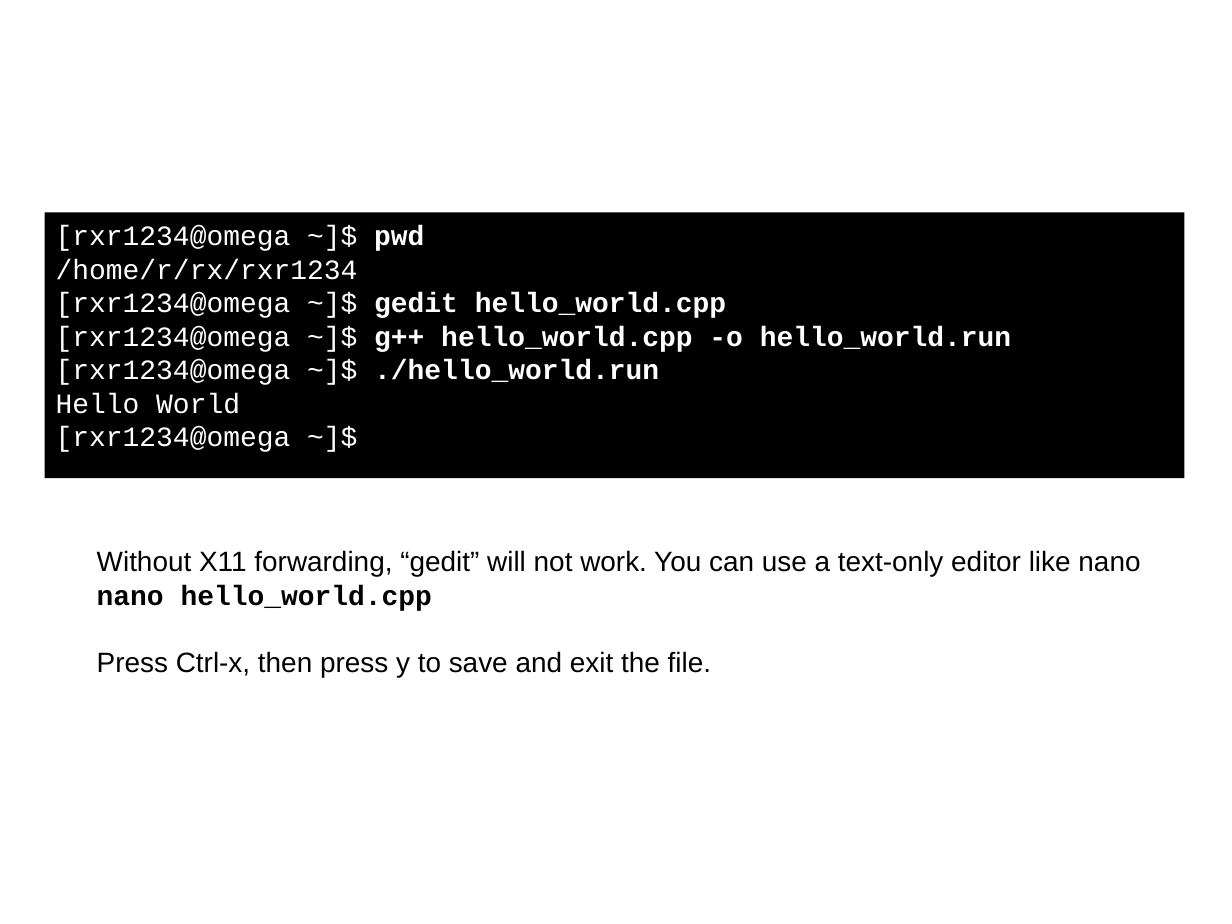
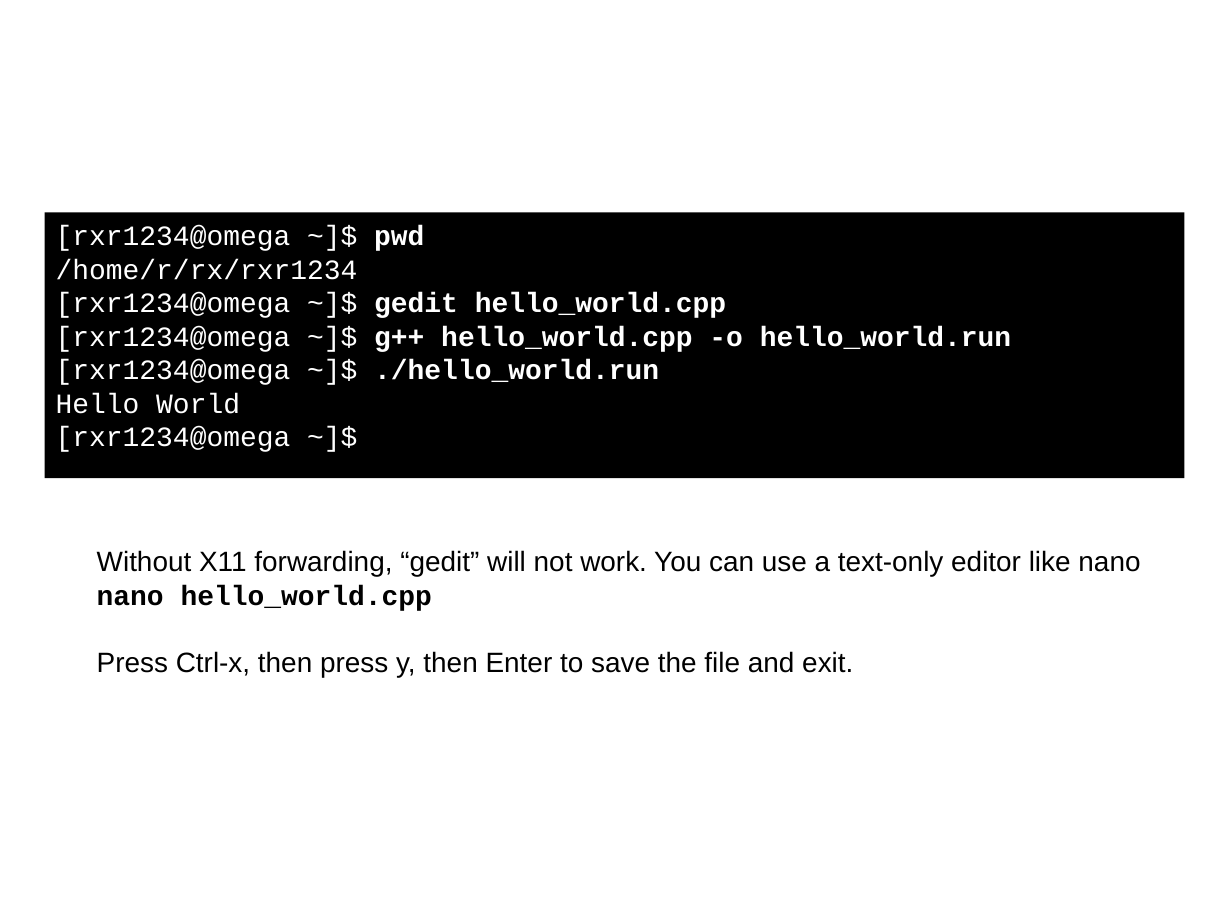
Before and after one commit to LUGatUTA/Presentations-Public, a slide deck: slide 18 of omega_server/uta_omega.odp. Drawn at 1232x924 pixels with LibreOffice and Linux fonts; fonts in the diff are those of the drawing; background and template pictures are left out. Boxes give left, top, right and bottom in pixels: in the first picture for what was removed or moved away, otherwise in the second. Text is boxed around its words. In the diff, an @@ line names an element or a change of style, - is before the commit and + after.

```diff
--- a/omega_server/uta_omega.odp
+++ b/omega_server/uta_omega.odp
@@ text at box(97, 651, 853, 677): text changed @@
-Press Ctrl-x, then press y to save and exit the file.
+Press Ctrl-x, then press y, then Enter to save the file and exit.
```
Also in this commit, not shown: 6 other slides changed, 1 slide added, 1 other file.
